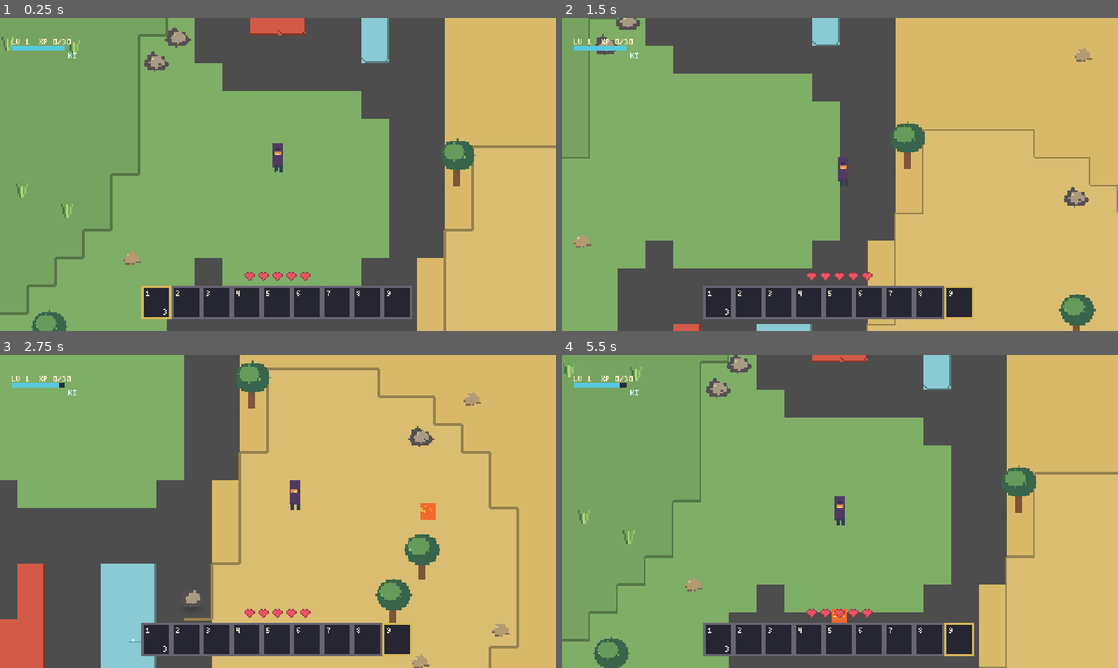
Above: before the commit, frames 1-4 (two rows, left to right).
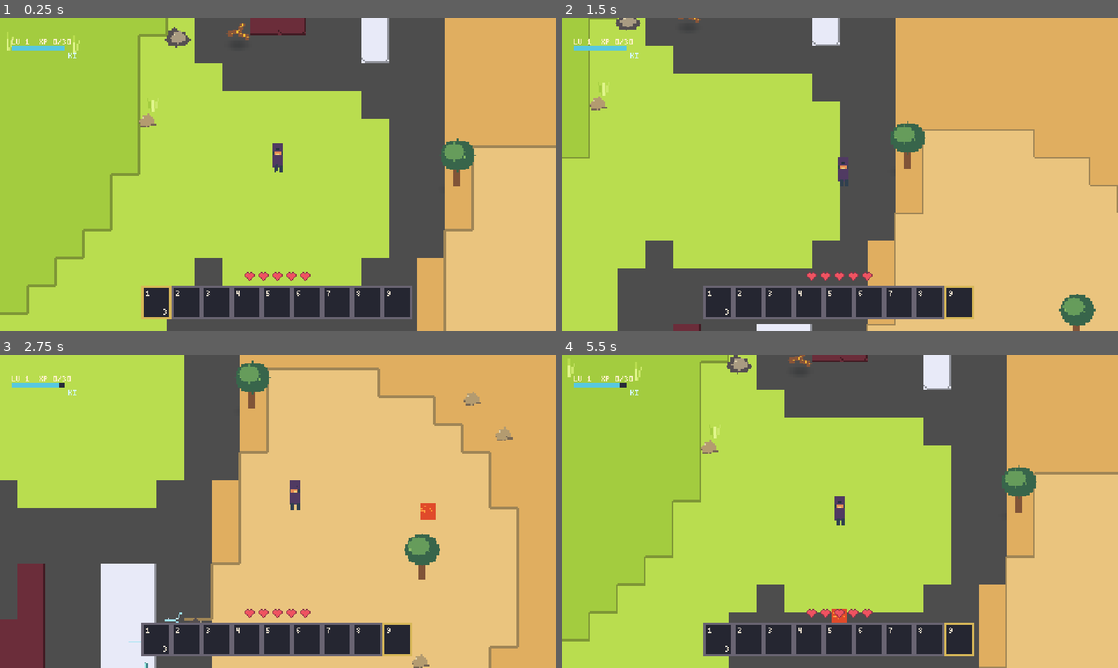
Above: after the commit, the same moments.

Repository: tnvr07/GameZero
Game: Godot game, scene res://scenes/main.tscn
The game is run twice, just before and just after one commit, with the same random seed, the same clock (stepped at 60 frames per second) and the same inputs.
Inputs:
- Up to frame 1 (0.25 s): no input
- Up to frame 2 (1.5 s): tap Enter at 0.5 s; hold D 0.53-1.28 s; tap 1 at 0.6 s; tap Space at 0.77 s; hold S from 1.28 s (still down); tap 9 at 1.35 s
- Up to frame 3 (2.75 s): tap Space at 1.52 s; release S at 2.03 s; hold D from 2.03 s (still down); tap J at 2.1 s
- Up to frame 4 (5.5 s): release D at 2.78 s; hold W 2.78-3.53 s; tap Shift at 2.85 s; tap Space at 3.02, 3.77, 4.52 s; hold A 3.53-5.03 s; tap 1 at 3.6 s; tap 9 at 4.35 s; hold S from 5.03 s (still down); tap J at 5.1 s

The runs differ from the first frame. In frame 1, 55% of the frame differs, in the area x 0-70%, y 0-100%; in frame 2, 36%; in frame 3, 22%; in frame 4, 55%.

Commit message:
Refactor biome color handling and lava generation logic; enhance terrain shading and patch outlines for improved visual consistency.

Diff:
--- a/scripts/art_assets.gd
+++ b/scripts/art_assets.gd
@@ -6,15 +6,30 @@
 const OBJECTS_PATH := "res://art/objects/"
 
 const BIOME_COLORS: Array[Color] = [
-	Color("#7fae67"),
-	Color("#d45a48"),
-	Color("#8acbd3"),
-	Color("#d9b969"),
+	Color("#b9dd4f"),
+	Color("#6b2d3a"),
+	Color("#e8eaf8"),
+	Color("#e0ae60"),
 ]
 
+const BIOME_DARK_COLORS: Array[Color] = [
+	Color("#a3cc3f"),
+	Color("#52222f"),
+	Color("#d6d9eb"),
+	Color("#c8934a"),
+]
+
+const BIOME_LIGHT_COLORS: Array[Color] = [
+	Color("#cce86b"),
+	Color("#80404c"),
+	Color("#f4f5ff"),
+	Color("#eac47e"),
+]
+
 const TERRAIN_SHADE_COUNT := 3
 
 static var _terrain_texture: Texture2D
+static var _terrain_uses_placeholder := false
 static var _lava_texture: Texture2D
 static var _lava_blast_texture: Texture2D
 static var _player_texture: Texture2D
@@ -70,14 +85,14 @@
 	return _terrain_atlas_index(biome, shade, variant)
 
 static func terrain_shade_color(biome: int, shade: int) -> Color:
-	var base := BIOME_COLORS[clampi(biome, 0, BIOME_COLORS.size() - 1)]
+	var safe_biome := clampi(biome, 0, BIOME_COLORS.size() - 1)
 	match clampi(shade, 0, TERRAIN_SHADE_COUNT - 1):
 		0:
-			return base.darkened(0.06)
+			return BIOME_DARK_COLORS[safe_biome]
 		2:
-			return base.lightened(0.06)
+			return BIOME_LIGHT_COLORS[safe_biome]
 		_:
-			return base
+			return BIOME_COLORS[safe_biome]
 
 static func _terrain_atlas_index(biome: int, shade: int, variant: int) -> int:
 	return (biome * TERRAIN_SHADE_COUNT + shade) * 256 + variant
@@ -86,53 +101,65 @@
 	var source_image := _load_optional_image(TILESET_PATH)
 	if source_image != null:
 		if source_image.get_width() >= 64 and source_image.get_height() >= 16:
+			_terrain_uses_placeholder = false
 			return source_image
 		push_error("%s must contain four 16x16 biome tiles across its first row." % TILESET_PATH)
 
+	_terrain_uses_placeholder = true
 	var placeholders := Image.create(64, 16, false, Image.FORMAT_RGBA8)
 	for biome in range(4):
-		for y in range(16):
-			for x in range(16):
-				placeholders.set_pixel(biome * 16 + x, y, BIOME_COLORS[biome])
+		placeholders.fill_rect(Rect2i(biome * 16, 0, 16, 16), BIOME_COLORS[biome])
 	return placeholders
 
 static func _copy_terrain_base_tile(target: Image, base_tiles: Image, biome: int, shade: int, dest_x: int, dest_y: int) -> void:
-	var brightness: float = [-0.06, 0.0, 0.06][shade]
 	for y in range(16):
 		for x in range(16):
-			var color := base_tiles.get_pixel(biome * 16 + x, y)
-			target.set_pixel(dest_x + x, dest_y + y, color.darkened(-brightness) if brightness < 0.0 else color.lightened(brightness))
+			var color: Color
+			if _terrain_uses_placeholder:
+				color = terrain_shade_color(biome, shade)
+			else:
+				color = base_tiles.get_pixel(biome * 16 + x, y)
+				match shade:
+					0:
+						color = color.darkened(0.08)
+					2:
+						color = color.lightened(0.08)
+			target.set_pixel(dest_x + x, dest_y + y, color)
 
 static func lava_texture() -> Texture2D:
 	if _lava_texture == null:
-		var image := Image.create(256, 256, false, Image.FORMAT_RGBA8)
-		for shore_mask in range(16):
-			for variation in range(16):
-				var rng := RandomNumberGenerator.new()
-				rng.seed = 6043 + shore_mask * 97 + variation
-				var tile_origin := Vector2i(
-					((shore_mask & 3) * 4 + (variation & 3)) * 16,
-					((shore_mask >> 2) * 4 + (variation >> 2)) * 16
-				)
-				image.fill_rect(Rect2i(tile_origin, Vector2i(16, 16)), Color("#ef692d"))
-				for speckle in range(12):
-					var speckle_origin := tile_origin + Vector2i(rng.randi_range(1, 14), rng.randi_range(1, 14))
-					image.set_pixelv(speckle_origin, Color("#ffb844"))
-					if rng.randf() < 0.35:
-						image.set_pixelv(speckle_origin + Vector2i(1, 0), Color("#ffd65a"))
-				for side in range(4):
-					if (shore_mask & (1 << side)) == 0:
-						continue
-					for offset in range(16):
-						match side:
-							0:
-								image.set_pixel(tile_origin.x + offset, tile_origin.y, Color("#63343b"))
-							1:
-								image.set_pixel(tile_origin.x + 15, tile_origin.y + offset, Color("#63343b"))
-							2:
-								image.set_pixel(tile_origin.x + offset, tile_origin.y + 15, Color("#63343b"))
-							3:
-								image.set_pixel(tile_origin.x, tile_origin.y + offset, Color("#63343b"))
+		var image := Image.create(512, 256, false, Image.FORMAT_RGBA8)
+		for biome in range(2):
+			for shore_mask in range(16):
+				for variation in range(16):
+					var rng := RandomNumberGenerator.new()
+					rng.seed = 6043 + biome * 1543 + shore_mask * 97 + variation
+					var tile_origin := Vector2i(
+						((biome * 4 + (shore_mask & 3)) * 4 + (variation & 3)) * 16,
+						((shore_mask >> 2) * 4 + (variation >> 2)) * 16
+					)
+					var lava_color := Color("#e04a2a") if biome == 0 else Color("#ff6a10")
+					var speckle_color := Color("#ff9a39") if biome == 0 else Color("#ffc233")
+					var shore_color := Color("#71352e") if biome == 0 else Color("#52222f")
+					image.fill_rect(Rect2i(tile_origin, Vector2i(16, 16)), lava_color)
+					for speckle in range(12):
+						var speckle_origin := tile_origin + Vector2i(rng.randi_range(1, 14), rng.randi_range(1, 14))
+						image.set_pixelv(speckle_origin, speckle_color)
+						if rng.randf() < 0.35:
+							image.set_pixelv(speckle_origin + Vector2i(1, 0), speckle_color.lightened(0.12))
+					for side in range(4):
+						if (shore_mask & (1 << side)) == 0:
+							continue
+						for offset in range(16):
+							match side:
+								0:
+									image.set_pixel(tile_origin.x + offset, tile_origin.y, shore_color)
+								1:
+									image.set_pixel(tile_origin.x + 15, tile_origin.y + offset, shore_color)
+								2:
+									image.set_pixel(tile_origin.x + offset, tile_origin.y + 15, shore_color)
+								3:
+									image.set_pixel(tile_origin.x, tile_origin.y + offset, shore_color)
 		_lava_texture = ImageTexture.create_from_image(image)
 	return _lava_texture
 
@@ -260,29 +287,29 @@
 			_fill_rect(image, Rect2i(5, 9, 1, 6), Color("#79d6d8"))
 			_set_detail_pixel(image, Vector2i(8, 4), Color("#e0fff2"))
 		ObjectKind.GRASS_TUFT:
-			_draw_detail_line(image, Vector2i(7, 15), Vector2i(5, 8), Color("#42734c"))
-			_draw_detail_line(image, Vector2i(8, 15), Vector2i(8, 5), Color("#67a858"))
-			_draw_detail_line(image, Vector2i(9, 15), Vector2i(11, 8), Color("#91c76b"))
-			_draw_detail_line(image, Vector2i(8, 15), Vector2i(8, 9), Color("#b3d773"))
+			_draw_detail_line(image, Vector2i(7, 15), Vector2i(5, 8), Color("#a3cc3f"))
+			_draw_detail_line(image, Vector2i(8, 15), Vector2i(8, 5), Color("#b9dd4f"))
+			_draw_detail_line(image, Vector2i(9, 15), Vector2i(11, 8), Color("#cce86b"))
+			_draw_detail_line(image, Vector2i(8, 15), Vector2i(8, 9), Color("#e0f58b"))
 		ObjectKind.FIRE_CRACK:
 			var crack_glow := Color(1.0, 0.40, 0.08, 0.34)
-			var crack_core := Color("#ffbf4e")
+			var crack_core := Color("#ffc233")
 			_draw_detail_glow_line(image, Vector2i(2, 9), Vector2i(7, 8), crack_glow, crack_core)
 			_draw_detail_glow_line(image, Vector2i(7, 8), Vector2i(10, 4), crack_glow, crack_core)
 			_draw_detail_glow_line(image, Vector2i(7, 8), Vector2i(13, 11), crack_glow, crack_core)
 		ObjectKind.FIRE_SPECKLES:
 			for speckle in range(5):
 				var point := Vector2i(rng.randi_range(2, 13), rng.randi_range(3, 13))
-				_set_detail_pixel(image, point, Color("#f28d42"))
+				_set_detail_pixel(image, point, Color("#ff6a10"))
 				if rng.randf() < 0.5:
-					_set_detail_pixel(image, point + Vector2i(1, 0), Color("#ffc653"))
+					_set_detail_pixel(image, point + Vector2i(1, 0), Color("#ffc233"))
 		ObjectKind.ICE_CRACK:
-			var ice_crack := Color("#4e8d9d")
+			var ice_crack := Color("#9fe3f2")
 			_draw_detail_line(image, Vector2i(2, 8), Vector2i(8, 8), ice_crack)
 			_draw_detail_line(image, Vector2i(8, 8), Vector2i(11, 4), ice_crack)
 			_draw_detail_line(image, Vector2i(8, 8), Vector2i(12, 13), ice_crack)
-			_set_detail_pixel(image, Vector2i(4, 7), Color("#d6f5ed"))
-			_set_detail_pixel(image, Vector2i(9, 7), Color("#b6e2df"))
+			_set_detail_pixel(image, Vector2i(4, 7), Color("#e8eaf8"))
+			_set_detail_pixel(image, Vector2i(9, 7), Color("#c9f0f7"))
 	return image
 
 static func _fill_rect(image: Image, rect: Rect2i, color: Color) -> void:
--- a/scripts/world.gd
+++ b/scripts/world.gd
@@ -71,9 +71,10 @@
 	var lava_source := TileSetAtlasSource.new()
 	lava_source.texture = ArtAssets.lava_texture()
 	lava_source.texture_region_size = Vector2i(16, 16)
-	for shore_mask in range(16):
-		for variation in range(16):
-			lava_source.create_tile(_lava_atlas_coords(shore_mask, variation))
+	for biome in range(2):
+		for shore_mask in range(16):
+			for variation in range(16):
+				lava_source.create_tile(_lava_atlas_coords(biome, shore_mask, variation))
 	tile_set.add_source(lava_source, LAVA_SOURCE_ID)
 	ground.tile_set = tile_set
 	add_child(ground)
@@ -147,15 +148,18 @@
 
 	var lava_candidates: Dictionary = {}
 	for cell in _biome_cells:
-		lava_candidates[cell] = _biome_cells[cell] == 1 and _lava_noise.get_noise_2d(cell.x, cell.y) > 0.18
+		var biome: int = _biome_cells[cell]
+		var lava_threshold := 0.34 if biome == 0 else 0.18
+		lava_candidates[cell] = biome if biome <= 1 and cell.length() >= 8.0 and _lava_noise.get_noise_2d(cell.x, cell.y) > lava_threshold else -1
 	_lava_cells = _smooth_lava(lava_candidates, _biome_cells, 2)
 	for lava_cell in _lava_cells:
+		var lava_biome: int = _lava_cells[lava_cell]
 		var shore_mask := 0
 		for side in range(CARDINAL_OFFSETS.size()):
-			if not _lava_cells.has(lava_cell + CARDINAL_OFFSETS[side]):
+			if _lava_cells.get(lava_cell + CARDINAL_OFFSETS[side], -1) != lava_biome:
 				shore_mask |= 1 << side
 		var variation := posmod(hash(lava_cell), 16)
-		ground.set_cell(lava_cell, LAVA_SOURCE_ID, _lava_atlas_coords(shore_mask, variation))
+		ground.set_cell(lava_cell, LAVA_SOURCE_ID, _lava_atlas_coords(lava_biome, shore_mask, variation))
 	patch_outlines.call("configure", _biome_cells, patch_shades, _lava_cells)
 
 func _patch_shade_at(cell: Vector2i) -> int:
@@ -178,9 +182,9 @@
 		var atlas_index: int = ArtAssets.terrain_atlas_index(biome, shade, variant)
 		ground.set_cell(cell, TERRAIN_SOURCE_ID, Vector2i(atlas_index % 32, int(atlas_index / 32)))
 
-func _lava_atlas_coords(shore_mask: int, variation: int) -> Vector2i:
+func _lava_atlas_coords(biome: int, shore_mask: int, variation: int) -> Vector2i:
 	return Vector2i(
-		(shore_mask & 3) * 4 + (variation & 3),
+		(biome * 4 + (shore_mask & 3)) * 4 + (variation & 3),
 		(shore_mask >> 2) * 4 + (variation >> 2)
 	)
 
@@ -226,8 +230,9 @@
 	for pass_index in range(passes):
 		var updated: Dictionary = {}
 		for cell in candidates:
-			if biomes[cell] != 1:
-				updated[cell] = false
+			var lava_biome: int = candidates[cell]
+			if lava_biome < 0:
+				updated[cell] = -1
 				continue
 			var lava_neighbors := 0
 			for offset_y in range(-1, 2):
@@ -235,15 +240,15 @@
 					if offset_x == 0 and offset_y == 0:
 						continue
 					var neighbor: Vector2i = cell + Vector2i(offset_x, offset_y)
-					if candidates.get(neighbor, false) and biomes.get(neighbor, -1) == 1:
+					if candidates.get(neighbor, -1) == lava_biome and biomes.get(neighbor, -1) == lava_biome:
 						lava_neighbors += 1
-			updated[cell] = lava_neighbors >= 5
+			updated[cell] = lava_biome if lava_neighbors >= 5 else -1
 		result = updated
 		candidates = updated
 	var lava: Dictionary = {}
 	for cell in result:
-		if result[cell]:
-			lava[cell] = true
+		if result[cell] >= 0:
+			lava[cell] = result[cell]
 	return lava
 
 func _scatter_decorations() -> void:
Not shown, changed: README.md
